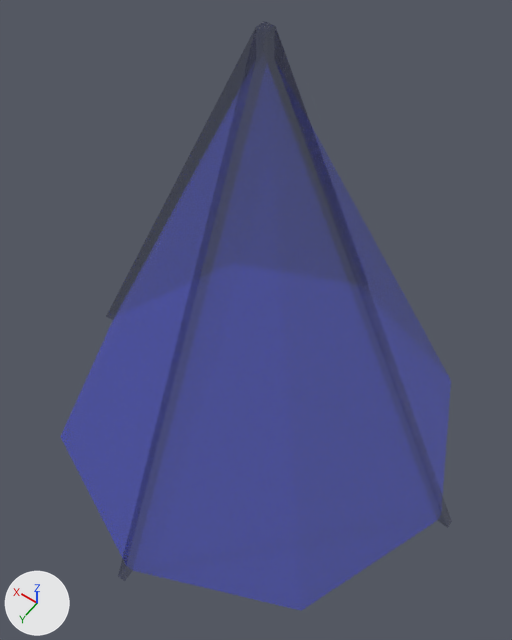
The Blender file Art/Pointer/Pointer.blend, before and after one commit.
Rendered twice from a camera (50 mm lens) standing at (-1.06, 1.53, 2.1) and looking at (-0.06, 0.13, -0.1). Lighting does not change. The marker at lower left points along +X, +Y and +Z.
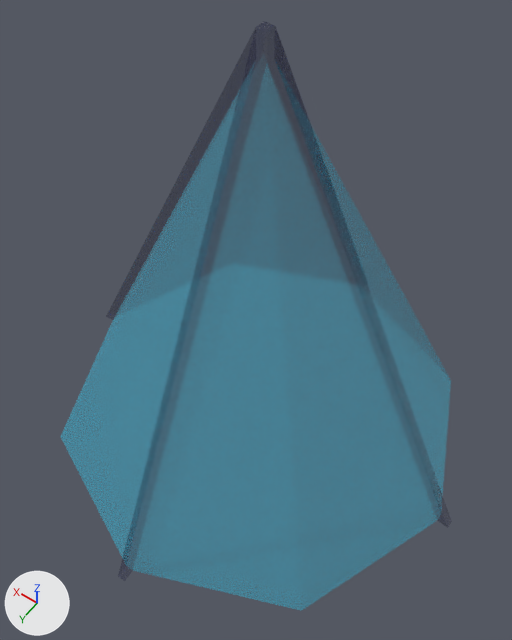
Changed parts and their boxes [x1, y1, x2, y2] in the pictures (512 x 640 px):
'Cone', recoloured (blue to cyan)
    both: [60, 61, 451, 611]

The change in detail:
Material 'Material.002' (mat_material_002) changes colour from blue #333ee7 to cyan #1bc5e7; in linear values from (0.0327, 0.048, 0.8) to (0.0108, 0.559, 0.8).
